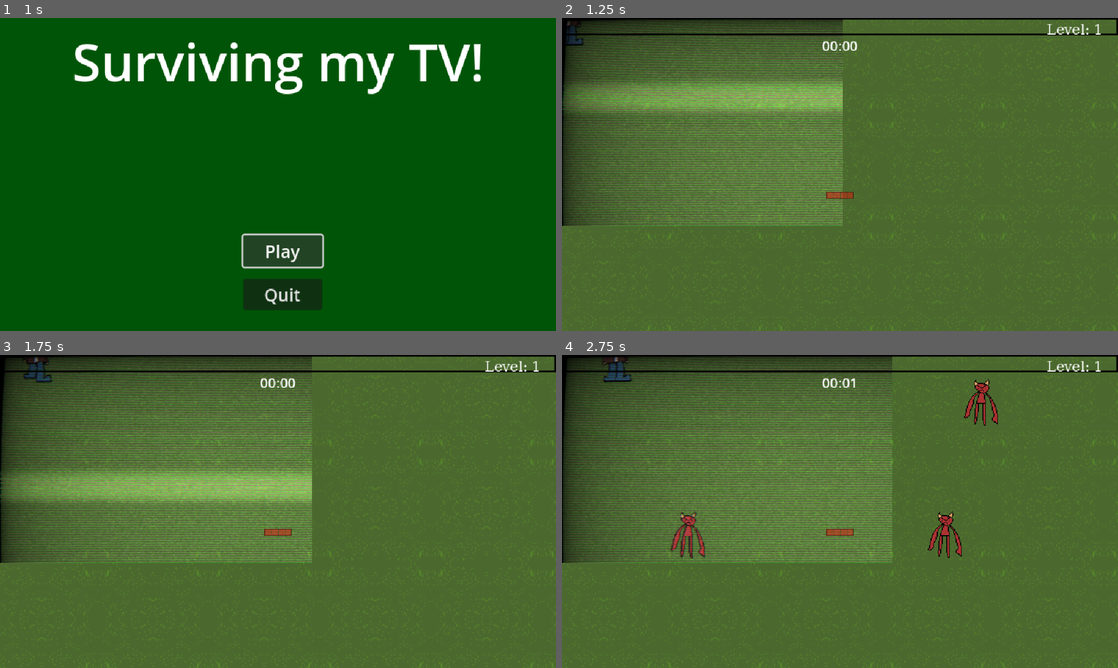
Above: before the commit, frames 1-4 (two rows, left to right).
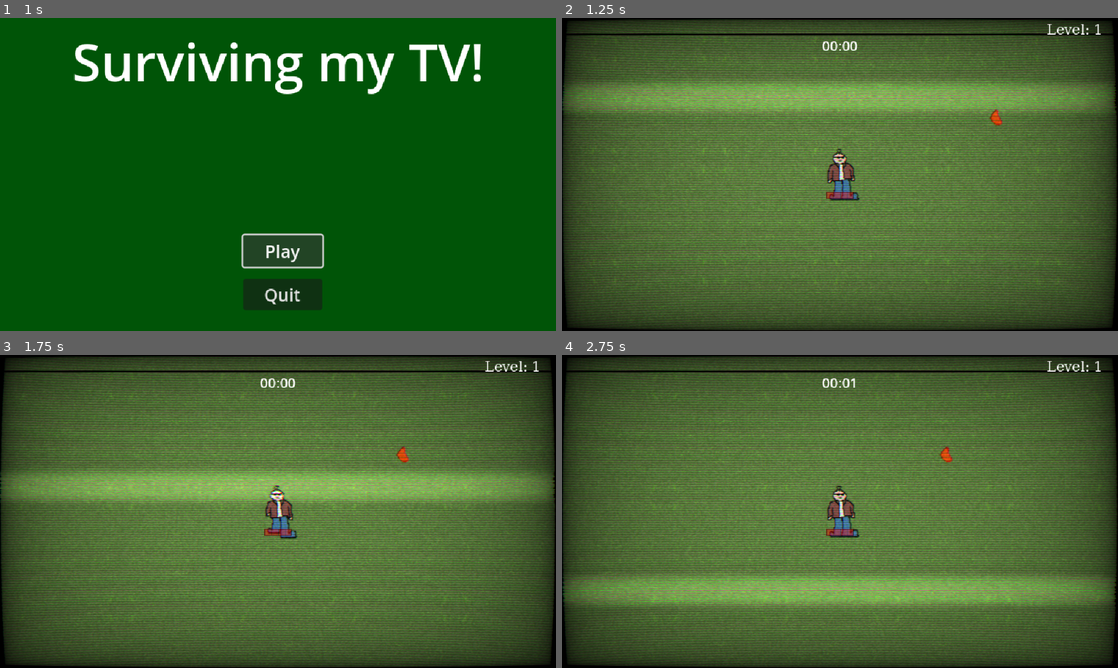
Above: after the commit, the same moments.

Repository: ScaryProd/shroomjam-2025
Game: Godot game, scene res://scenes/TitleScreen/menu.tscn
Same seed, same stepped clock (60 frames per second), same inputs: the game is played once before the commit and once after it. Sound files missing from this copy of the repository are replaced by a short silence.
Inputs (mouse positions are in pixels of both pictures, inside the frame that each line leads up to):
- Up to frame 1 (1 s): click "Play" at 0.5 s
- Up to frame 2 (1.25 s): no input
- Up to frame 3 (1.75 s): tap Enter at 1.25 s; move the mouse to (400, 495) at 1.27 s; hold D (right) from 1.28 s (still down); tap Shift at 1.35 s; click (400, 495) at 1.42 s
- Up to frame 4 (2.75 s): release D (right) at 2 s; drag from (728, 527) to (612, 355) at 2.02 s

Frame 1 is identical in both runs. In frame 2, 44% of the frame differs, in the area x 0-100%, y 0-100%; in frame 3, 42%; in frame 4, 43%.

Commit message:
Removing unused plugins

Diff:
--- a/scenes/World/world.tscn
+++ b/scenes/World/world.tscn
@@ -46,9 +46,6 @@
 region_rect = Rect2(0, 0, 4000, 4000)
 
 [node name="Player" parent="." instance=ExtResource("2_807wd")]
-
-[node name="Camera2D" parent="Player" index="1"]
-enabled = false
 
 [node name="ColorRect" parent="Player/Camera2D" index="0"]
 material = SubResource("ShaderMaterial_qficy")
Not shown, removed: addons/draggablesprite2d/plugin.cfg
Not shown, removed: addons/draggablesprite2d/plugin.gd
Not shown, removed: addons/draggablesprite2d/plugin.gd.uid
Not shown, removed: addons/draggablesprite2d/src/draggablesprite2d.gd
Not shown, removed: addons/draggablesprite2d/src/draggablesprite2d.gd.uid
Binary file removed: addons/draggablesprite2d/src/icon.png
Not shown, removed: addons/draggablesprite2d/src/icon.png.import
Not shown, removed: addons/tnowe_extra_controls/elements/child_simple_transform_container.gd
Not shown, removed: addons/tnowe_extra_controls/elements/child_simple_transform_container.gd.uid
Not shown, removed: addons/tnowe_extra_controls/elements/child_transform_container.gd
Not shown, removed: addons/tnowe_extra_controls/elements/child_transform_container.gd.uid
Not shown, removed: addons/tnowe_extra_controls/elements/connection_line.gd
(and 55 more such lines)
